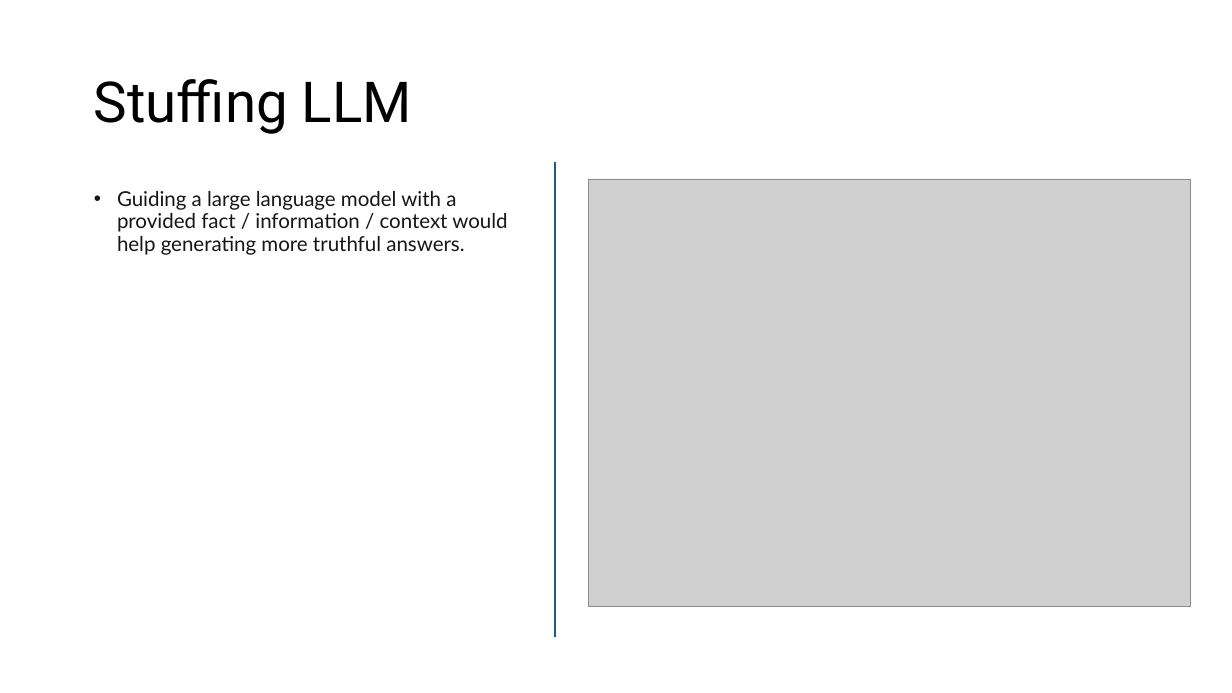
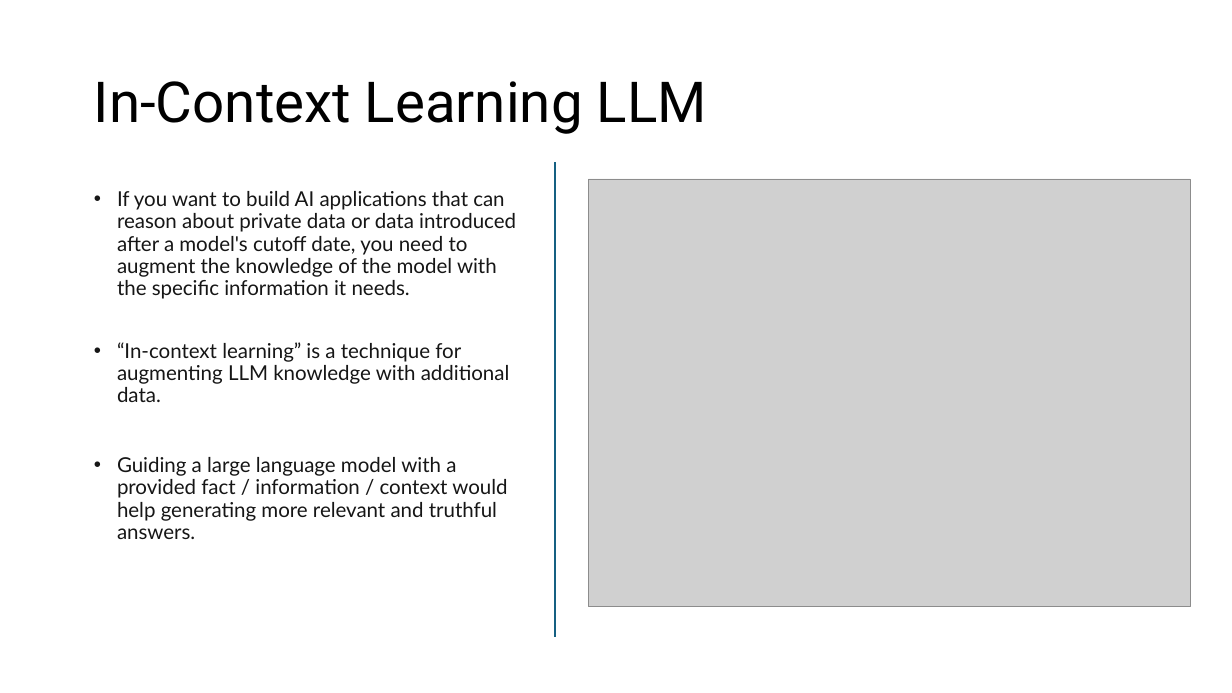
Before and after one commit to Haybu/NCU_CISCON_Conference_2024, a slide deck: slide 3 of wxai-conference_workshop_light.pptx. Drawn at 1232x693 pixels with LibreOffice and Linux fonts; fonts in the diff are those of the drawing; grey boxes stand for pictures. Boxes give left, top, right and bottom in pixels: in the first picture for what was removed or moved away, otherwise in the second. Text is boxed around its words. In the diff, an @@ line names an element or a change of style, - is before the commit and + after.

```diff
--- a/wxai-conference_workshop_light.pptx
+++ b/wxai-conference_workshop_light.pptx
@@ title at [94, 81, 707, 134]: text changed @@
-Stuffing LLM
+In-Context Learning LLM
@@ text at [117, 191, 516, 539]: text changed @@
-• Guiding a large language model with a provided fact / information / context would help generating more truthful answers.
+• If you want to build AI applications that can reason about private data or data introduced after a model's cutoff date, you need to augment the knowledge of the model with the specific information it needs.
+• “In-context learning” is a technique for augmenting LLM knowledge with additional data.
+• Guiding a large language model with a provided fact / information / context would help generating more relevant and truthful answers.
```
Also in this commit, not shown: 8 other slides changed, 2 other files.
